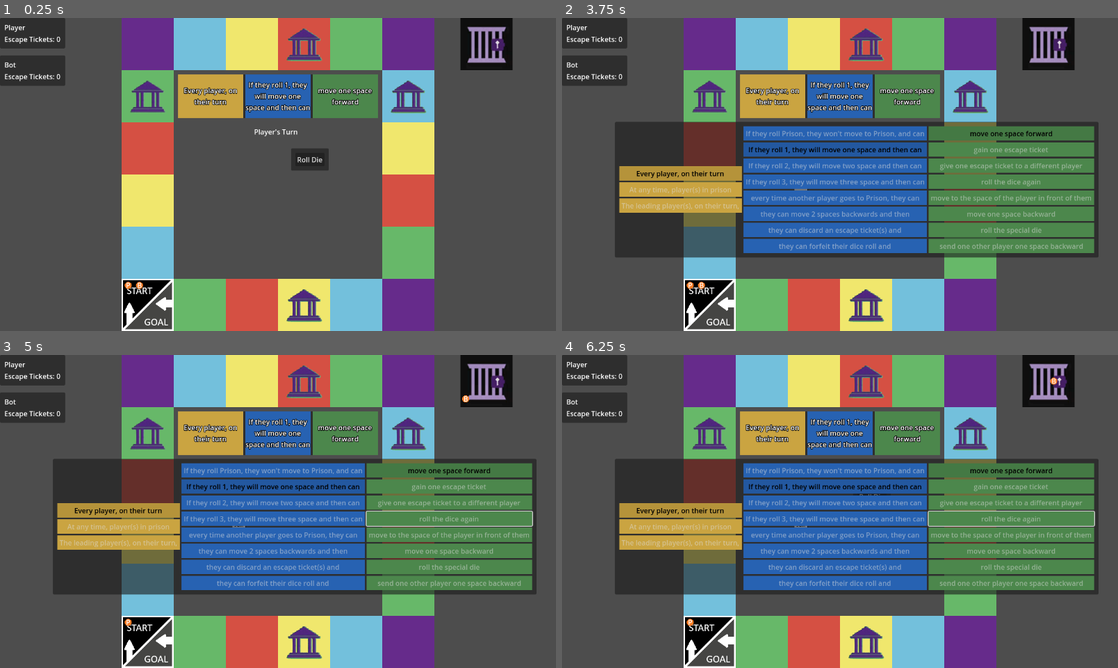
Above: before the commit, frames 1-4 (two rows, left to right).
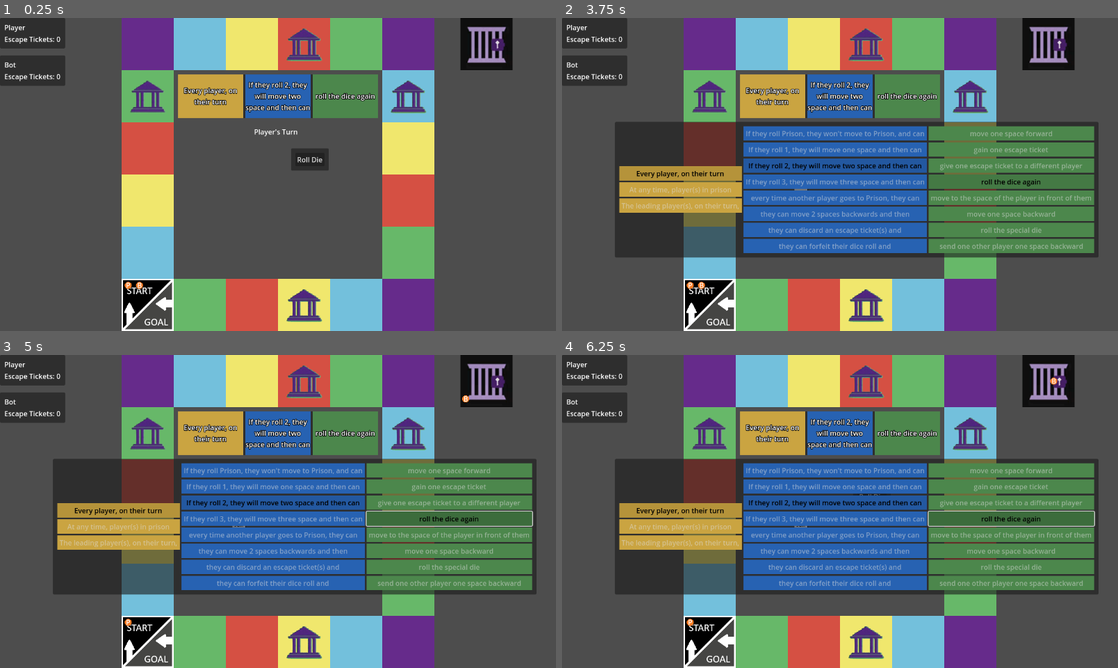
Above: after the commit, the same moments.

Repository: tjfeldman/RulesRace
Game: Godot game, scene res://rules_race_board.tscn
The game is run twice, just before and just after one commit, with the same random seed, the same clock (stepped at 60 frames per second) and the same inputs.
Inputs (mouse positions are in pixels of both pictures, inside the frame that each line leads up to):
- Up to frame 1 (0.25 s): no input
- Up to frame 2 (3.75 s): click "Roll Die" at 0.5 s; tap Enter at 1.25 s; move the mouse to (962, 158) at 1.27 s; click (962, 158) at 1.42 s; click "End Turn" at 2 s; tap Space at 2.75 s; move the mouse to (728, 190) at 2.77 s; click (728, 190) at 2.92 s; move the mouse to (895, 105) at 3.52 s; click (895, 105) at 3.67 s
- Up to frame 3 (5 s): click (450, 517) at 4.25 s, where only the run after the commit has a clickable "roll the dice again"
- Up to frame 4 (6.25 s): click (1012, 517) at 5 s, where only the run after the commit has a clickable "roll the dice again"; click (1012, 517) at 5.75 s, where only the run after the commit has a clickable "roll the dice again"

The runs differ from the first frame. In frame 1, 0.4% of the frame differs, in the area x 51-68%, y 20-28%; in frame 2, 1.3%; in frame 3, 2.5%, in the area x 33-96%, y 20-55%; in frame 4, 2.5%.

Commit message:
Added Roll Die again Group Rule trigger. Added tracker for number of die the current turn player has available. Changed Turn Manager to update the turn state after the player has completed their move. Changed player_moved signal emit until after the player has made an office choice and group choice. A player now tracks when they have finished.
Signed-off-by: Tyler Feldman <tyler.feldman148@gmail.com>

Diff:
--- a/scripts/ActionManager.gd
+++ b/scripts/ActionManager.gd
@@ -10,10 +10,8 @@
 enum TurnState {
 	LOADING, #Game is Loading
 	START, #Start of Turn
+	CAN_ROLL, #Player can roll
 	ROLLING, #Player is Rolling
-	SELECTING, #Player is selecting an option
-	REROLL, #Player can reroll
-	SPECIAL, #Player has special roll
 	END, #Player is at end of their turn
 	OVER, #Game is over
 };
@@ -24,51 +22,48 @@
 static func getCurrentTurnState(): return _currentTurnState;
 static func getCurrentTurnPlayer(): return _currentTurnPlayer;
 
+var _currentTurnDieRolls = 1;
+var _currentTurnSpecialDieRolls = 0;
 
 func _ready() -> void:
 	#connect events
 	Events.start_turn.connect(_next_turn);
 	Events.player_moved.connect(_player_moved);
-	Events.office_choice_selected.connect(_office_choice);
-	Events.declined_rule_effect.connect(_no_effect_used)
+	Events.gain_die_roll.connect(_gain_die);
+	Events.office_choice_picked.connect(_office_choice);
 
 func _next_turn(player: Player):
 	_currentTurnPlayer = player;
-	_updateTurnState(TurnState.START);
-	if (player.isBot()):
+	_currentTurnDieRolls = 1;
+	_currentTurnSpecialDieRolls = 0;
+	_currentTurnState = TurnState.START;
+	_show_actions();
+	if player.isBot():
 		self.visible = false;
-		_bot_start_turn();
+		_bot_turn_action();
 	else:
 		self.visible = true;
 
-func _player_moved(movement: Events.Movements):
-	match movement:
-		Events.Movements.Escape:
-			_updateTurnState(TurnState.REROLL);
-		Events.Movements.Office:
-			_updateTurnState(TurnState.SELECTING);
-		Events.Movements.Rule:
-			_updateTurnState(TurnState.SELECTING);
-		Events.Movements.Goal:
-			_updateTurnState(TurnState.OVER);
-			self.visible = false;
-		_:
-			_updateTurnState(TurnState.END);
-	_check_for_bot_action();
+func _player_moved(escapedFromPrison: bool):
+	if escapedFromPrison:
+		_currentTurnDieRolls += 1;
+	_updateTurnState();
+	if _currentTurnPlayer.isBot():
+		_bot_turn_action();
 
+func _office_choice(type : OfficeChoice.Option):
+	match type:
+		OfficeChoice.Option.TICKET:
+			_currentTurnPlayer.addEscapeTicket();
+		OfficeChoice.Option.DIE:
+			_currentTurnSpecialDieRolls += 1;
 
-func _office_choice(type : Events.OfficeChoice):
-	match type:
-		Events.OfficeChoice.Ticket:
-			_currentTurnPlayer.addEscapeTicket();
-			_updateTurnState(TurnState.END);
-		Events.OfficeChoice.Dice:
-			_updateTurnState(TurnState.SPECIAL);
-	_check_for_bot_action();
-
-func _no_effect_used():
-	_updateTurnState(TurnState.END);
-	_check_for_bot_action();
+func _gain_die(special_die: bool):
+	if special_die:
+		_currentTurnSpecialDieRolls += 1;
+	else:
+		_currentTurnDieRolls += 1;
+	_updateTurnState();
 
 func _on_escape_pressed() -> void:
 	_disable_all_actions();
@@ -77,11 +72,15 @@
 	_enable_all_actions();
 
 func _on_dice_pressed() -> void:
-	_updateTurnState(TurnState.ROLLING);
+	_currentTurnDieRolls -= 1;
+	_disable_all_actions();
+	_currentTurnState = TurnState.ROLLING;
 	Events.emit_signal("roll_die_action", false);
 
 func _on_special_pressed() -> void:
-	_updateTurnState(TurnState.ROLLING);
+	_currentTurnSpecialDieRolls -= 1;
+	_disable_all_actions();
+	_currentTurnState = TurnState.ROLLING;
 	Events.emit_signal("roll_die_action", true);
 
 func _on_end_pressed() -> void:
@@ -102,8 +101,9 @@
 	group.disabled = false;
 	end.disabled = false;
 
+#player can only escape jail with ticket at start of turn while in jail with at least 1 escape ticket
 func _player_can_escape_jail():
-	return _currentTurnPlayer.isInJail() && _currentTurnPlayer.hasEscapeTicket();
+	return _currentTurnState == TurnState.START and _currentTurnPlayer.isInJail() and _currentTurnPlayer.hasEscapeTicket();
 
 func _player_escapes_jail():
 	Events.emit_signal("escape_jail_action");
@@ -111,68 +111,42 @@
 	await _currentTurnPlayer.escapeFromJail();
 
 #BOT ACTIONS
-func _bot_start_turn():
+func _bot_turn_action():
 	await get_tree().create_timer(0.5).timeout;
 	#At the start of a bot's turn if it's in jail and has an escape ticket, it will escape
 	if _player_can_escape_jail():
 		await _player_escapes_jail();
 		await get_tree().create_timer(0.5).timeout;
+
 	#then the bot will roll their dice
-	_updateTurnState(TurnState.ROLLING);
-	Events.emit_signal("roll_die_action", false);
+	if _currentTurnSpecialDieRolls > 0:
+		_on_special_pressed();
+	elif _currentTurnDieRolls > 0:
+		_on_dice_pressed();
+	else:
+		_on_end_pressed();
 
-func _bot_after_roll():
-	match _currentTurnState:
-		TurnState.REROLL:
-			#if bot has reroll, they will reroll
-			_updateTurnState(TurnState.ROLLING);
-			Events.emit_signal("roll_die_action", false);
-		TurnState.SPECIAL:
-			#if bot has special die, they will roll it
-			_updateTurnState(TurnState.ROLLING);
-			Events.emit_signal("roll_die_action", true);
-		TurnState.END:
-			#if it's the end of the bots turn, they will end
-			Events.emit_signal("end_turn");
+func _updateTurnState():
+	if _currentTurnState == TurnState.OVER:
+		return;
 
-func _check_for_bot_action():
-	if _currentTurnPlayer.isBot() && _currentTurnState != TurnState.SELECTING:
-		await get_tree().create_timer(0.5).timeout;
-		_bot_after_roll();
+	_show_actions();
+	if _has_no_die_roll():
+		_currentTurnState = TurnState.END;
+	else:
+		_currentTurnState = TurnState.CAN_ROLL;
 
-#Turn State Update Manager
-func _updateTurnState(newState: TurnState):
-	match(newState):
-		TurnState.START:
-			_enable_all_actions();
-			escape.visible = _player_can_escape_jail();
-			dice.visible = true;
-			special.visible = false;
-			group.visible = false;
-			end.visible = false;
-		TurnState.ROLLING:
-			_disable_all_actions();
-		TurnState.SELECTING:
-			_disable_all_actions();
-		TurnState.REROLL:
-			_enable_all_actions();
-			escape.visible = false;
-			dice.visible = true;
-			special.visible = false;
-			group.visible = false;
-			end.visible = false;
-		TurnState.SPECIAL:
-			_enable_all_actions();
-			escape.visible = false;
-			dice.visible = false;
-			special.visible = true;
-			group.visible = false;
-			end.visible = false;
-		TurnState.END:
-			_enable_all_actions();
-			escape.visible = false;
-			dice.visible = false;
-			special.visible = false;
-			group.visible = false;
-			end.visible = true;
-	_currentTurnState = newState;
+func _show_actions():
+	_enable_all_actions();
+	escape.visible = _player_can_escape_jail();
+	dice.visible = _currentTurnDieRolls > 0;
+	special.visible = _currentTurnSpecialDieRolls > 0;
+	group.visible = false;
+	end.visible = _has_no_die_roll();
+
+func _has_no_die_roll():
+	return _currentTurnDieRolls == 0 and _currentTurnSpecialDieRolls == 0;
+
+func playerFinished():
+	self.visible = false;
+	_currentTurnState = TurnState.OVER;
--- a/scripts/ConfirmEffect.gd
+++ b/scripts/ConfirmEffect.gd
@@ -9,9 +9,7 @@
 func _on_yes_pressed() -> void:
 	queue_free();
 	choice_choosen.emit(true);
-	#Events.emit_signal("confirm_rule_effect", _affectedPlayer, true);
 
 func _on_no_pressed() -> void:
 	queue_free();
 	choice_choosen.emit(false);
-	#Events.emit_signal("confirm_rule_effect", _affectedPlayer, false);
--- a/scripts/Events.gd
+++ b/scripts/Events.gd
@@ -3,10 +3,12 @@
 #since this is an event bus class, the signals will never be used within the class itself
 @warning_ignore_start("unused_signal")
 
-enum OfficeChoice {Ticket, Dice, Rule};
-enum Movements {Jail, Escape, Tile, Office, Rule, Goal, None}
+enum Movements {
+	JAIL,
+	ESCAPE,
+	NONE
+}
 
-signal office_choice_selected(choice: OfficeChoice);
 signal updated_escape_tickets(player: Player);
 
 #Turn Events
@@ -16,7 +18,9 @@
 #Action Events
 signal roll_die_action(special: bool);
 signal escape_jail_action();
-signal declined_rule_effect();
+signal office_choice_picked(choice: OfficeChoice.Option);
+signal gain_die_roll(special: bool);
 
 #Move Events
-signal player_moved(movement: Movements);
+signal player_moved(escapedFromPrison: bool);
+signal player_reached_goal(player: Player);
--- a/scripts/GroupRuleManager.gd
+++ b/scripts/GroupRuleManager.gd
@@ -9,6 +9,12 @@
 var whenRule: GroupRules.When = GroupRules.When.NONE;
 var triggerRule: GroupRules.Trigger = GroupRules.Trigger.NONE;
 var effectRule: GroupRules.Effect = GroupRules.Effect.NONE;
+
+const LABEL_TEXT = {
+	GroupRules.Effect.MOVE_ONE: "Would you like to move 1 space forward?",
+	GroupRules.Effect.GAIN_TICKET: "Would you like to gain 1 Escape Ticket?",
+	GroupRules.Effect.REROLL_DIE: "Would you like to roll the die again?",
+}
 
 func _ready() -> void:
 	group_rule_selector.visible = false;
@@ -40,6 +46,8 @@
 			await affectedPlayer.movePlayerForward();
 		GroupRules.Effect.GAIN_TICKET:
 			affectedPlayer.addEscapeTicket();
+		GroupRules.Effect.REROLL_DIE:
+			Events.emit_signal("gain_die_roll", false);
 
 func checkRollTrigger(roll: Variant):
 	match [triggerRule, roll]:
@@ -62,8 +70,8 @@
 	if !player.isBot():
 		var confirmBox = preload("res://scenes/confirmRuleUsage.tscn");
 		var confirm = confirmBox.instantiate();
-		#confirm.setLabel();
 		self.get_parent().add_child(confirm);
+		confirm.setLabel(LABEL_TEXT[effectRule]);
 		if await confirm.choice_choosen:
 			await _trigger_effect(player);
 	else:
--- a/scripts/GroupRuleSelector.gd
+++ b/scripts/GroupRuleSelector.gd
@@ -49,8 +49,8 @@
 func random_rule():
 	#select random group rules
 	selectedWhenRule = whenGroupButtons[0];
-	selectedTriggerRule = triggerGroupButtons[randi_range(0,3)];
-	selectedEffectRule = effectGroupButtons[0];
+	selectedTriggerRule = triggerGroupButtons[2];
+	selectedEffectRule = effectGroupButtons[3];
 
 	#toggle selected
 	selectedWhenRule.button_pressed = true;
--- a/scripts/Main.gd
+++ b/scripts/Main.gd
@@ -4,8 +4,9 @@
 @onready var dice : Sprite2D = $Dice;
 @onready var special_dice: Sprite2D = $SpecialDice
 @onready var hud: CanvasLayer = $HUD
+@onready var group_rule_manager: Control = $GroupRuleManager
+@onready var action_ui: ActionManager = $ActionUI
 @onready var turn_status: Label = $TurnStatus
-@onready var group_rule_manager: Control = $GroupRuleManager
 
 #Player Manager
 @export var players : Array[Node2D];
@@ -20,8 +21,8 @@
 func _ready() -> void:
 	Events.end_turn.connect(_on_turn_end);
 	Events.roll_die_action.connect(_die_rolling);
-	Events.office_choice_selected.connect(_office_choice);
 	Events.escape_jail_action.connect(_used_escape_ticket);
+	Events.player_reached_goal.connect(_player_finished);
 
 	#add UI to HUD
 	var offset = 0;
@@ -38,15 +39,24 @@
 	Events.emit_signal("start_turn", players[currentPlayerTurn]);
 
 func promptForOfficeReward(player: Player):
+	var picked;
 	if !player.isBot():
 		var officeChoiceBox = preload("res://scenes/officeChoice.tscn");
 		var choiceBox = officeChoiceBox.instantiate();
 		add_child(choiceBox);
+		picked = await choiceBox.choice_selected;
 	else:
 		#TODO Right now there is no mechanic to change group rule so bot can't chose it right now
-		var choices: Array[Events.OfficeChoice] = [Events.OfficeChoice.Ticket, Events.OfficeChoice.Dice];
-		var picked = choices.pick_random();
-		Events.emit_signal("office_choice_selected", picked);
+		var choices: Array[OfficeChoice.Option] = [OfficeChoice.Option.TICKET, OfficeChoice.Option.DIE];
+		picked = choices.pick_random();
+
+	match picked:
+		OfficeChoice.Option.TICKET:
+			turn_status.text = "%s recieved an escape ticket" % ActionManager.getCurrentTurnPlayer().playerName;
+		OfficeChoice.Option.DIE:
+			turn_status.text = "%s can roll the special die" % ActionManager.getCurrentTurnPlayer().playerName;
+
+	return picked;
 
 func _on_dice_has_rolled(_type: Dice.Type, roll: Variant) -> void:
 	var currentPlayer = ActionManager.getCurrentTurnPlayer();
@@ -58,16 +68,16 @@
 				var sentToJail = await currentPlayer.sendToJail();
 				if sentToJail:
 					turn_status.text = "%s went to jail" %currentPlayer.playerName;
-				Events.emit_signal("player_moved", Events.Movements.Jail if sentToJail else Events.Movements.None);
+				Events.emit_signal("player_moved", false);
 			else:
 				turn_status.text = "%s triggered the group rule" %currentPlayer.playerName;
 				await group_rule_manager.promptRuleEffect(currentPlayer);
-				Events.emit_signal("player_moved", Events.Movements.None);
+				Events.emit_signal("player_moved", false);
 		"Escape":
 			var escapeFromJail = await currentPlayer.escapeFromJail();
 			if escapeFromJail:
 				turn_status.text = "%s escaped jail" %currentPlayer.playerName;
-			Events.emit_signal("player_moved", Events.Movements.Escape if escapeFromJail else Events.Movements.None);
+			Events.emit_signal("player_moved", escapeFromJail);
 		_:
 			if !currentPlayer.isInJail():
 				turn_status.text = "%s is moving %s spaces" %[currentPlayer.playerName, roll];
@@ -75,22 +85,22 @@
 					await currentPlayer.movePlayerForward();
 					roll -= 1;
 
-				#check if the tile landed on is an office space
-				if board.isOfficeSpace(currentPlayer.getBoardPosition()):
+				if currentPlayer.hasFinished():
+					pass;#Player has won, no need to do anything more
+				elif board.isOfficeSpace(currentPlayer.getBoardPosition()): #check if the tile landed on is an office space
 					turn_status.text = "%s landed on office" %currentPlayer.playerName;
-					Events.emit_signal("player_moved", Events.Movements.Office);
-					promptForOfficeReward(currentPlayer);
-				elif board.isGoalSpace(currentPlayer.getBoardPosition()):
-					turn_status.text = "%s landed on goal and won" %currentPlayer.playerName;
-					Events.emit_signal("player_moved", Events.Movements.Goal);
-				else:
-					Events.emit_signal("player_moved", Events.Movements.Tile);
-			else:
-				Events.emit_signal("player_moved", Events.Movements.None);
+					var option = await promptForOfficeReward(currentPlayer);
+					Events.emit_signal("office_choice_picked", option);
 
 			if groupRuleTriggered:
 				turn_status.text = "%s triggered the group rule" %currentPlayer.playerName;
 				await group_rule_manager.promptRuleEffect(currentPlayer);
+			Events.emit_signal("player_moved", false);
+
+#TODO: Factor for more than 2 players
+func _player_finished(player: Player):
+	action_ui.playerFinished();
+	turn_status.text = "%s reached the goal" %player.playerName;
 
 func _on_turn_end():
 	currentPlayerTurn += 1;
@@ -103,12 +113,5 @@
 	var dieName = "the special die" if special else "the die";
 	turn_status.text = "%s is rolling %s" %[ActionManager.getCurrentTurnPlayer().playerName, dieName];
 
-func _office_choice(choice: Events.OfficeChoice):
-	match choice:
-		Events.OfficeChoice.Ticket:
-			turn_status.text = "%s recieved an escape ticket" % ActionManager.getCurrentTurnPlayer().playerName;
-		Events.OfficeChoice.Dice:
-			turn_status.text = "%s can roll the special die" % ActionManager.getCurrentTurnPlayer().playerName;
-
 func _used_escape_ticket():
 	turn_status.text = "%s used an escape ticket to leave jail" % ActionManager.getCurrentTurnPlayer().playerName;
--- a/scripts/OfficeChoice.gd
+++ b/scripts/OfficeChoice.gd
@@ -1,13 +1,23 @@
 extends Container
+class_name OfficeChoice
+
+enum Option {
+	TICKET,
+	DIE,
+	RULE,
+	NONE = -1,
+};
+
+signal choice_selected(choice: Option);
 
 func _on_ticket_button_pressed() -> void:
 	queue_free();
-	Events.emit_signal("office_choice_selected", Events.OfficeChoice.Ticket);
+	choice_selected.emit(Option.TICKET);
 
 func _on_die_button_pressed() -> void:
 	queue_free();
-	Events.emit_signal("office_choice_selected", Events.OfficeChoice.Dice);
+	choice_selected.emit(Option.DIE);
 
 func _on_rule_button_pressed() -> void:
 	queue_free();
-	Events.emit_signal("office_choice_selected", Events.OfficeChoice.Rule);
+	choice_selected.emit(Option.RULE);
--- a/scripts/Player.gd
+++ b/scripts/Player.gd
@@ -18,6 +18,7 @@
 
 var _boardPosition : int = 0;
 var _inJail : bool = false;
+var _finished : bool = false;
 
 func getBoardPosition():
 	return _boardPosition;
@@ -33,6 +34,9 @@
 
 func removeEscapeTicket():
 	_escapeTickets -= 1;
+
+func hasFinished():
+	return _finished;
 
 func _movePlayer(newPos: Vector2, moveSpeed = playerMoveSpeed):
 	#TODO: Should be calculated by the board based on pieces on tile
@@ -50,6 +54,11 @@
 		_boardPosition += 1;
 		var targetTile = board.getTilePosition(_boardPosition);
 		await _movePlayer(targetTile); #TODO: Better Handling to prevent moving past goal
+
+		#check if player reached goal
+		if board.isGoalSpace(_boardPosition):
+			_finished = true;
+			Events.emit_signal("player_reached_goal", self);
 
 func sendToJail():
 	if !_inJail:
Not shown, changed: README.md
